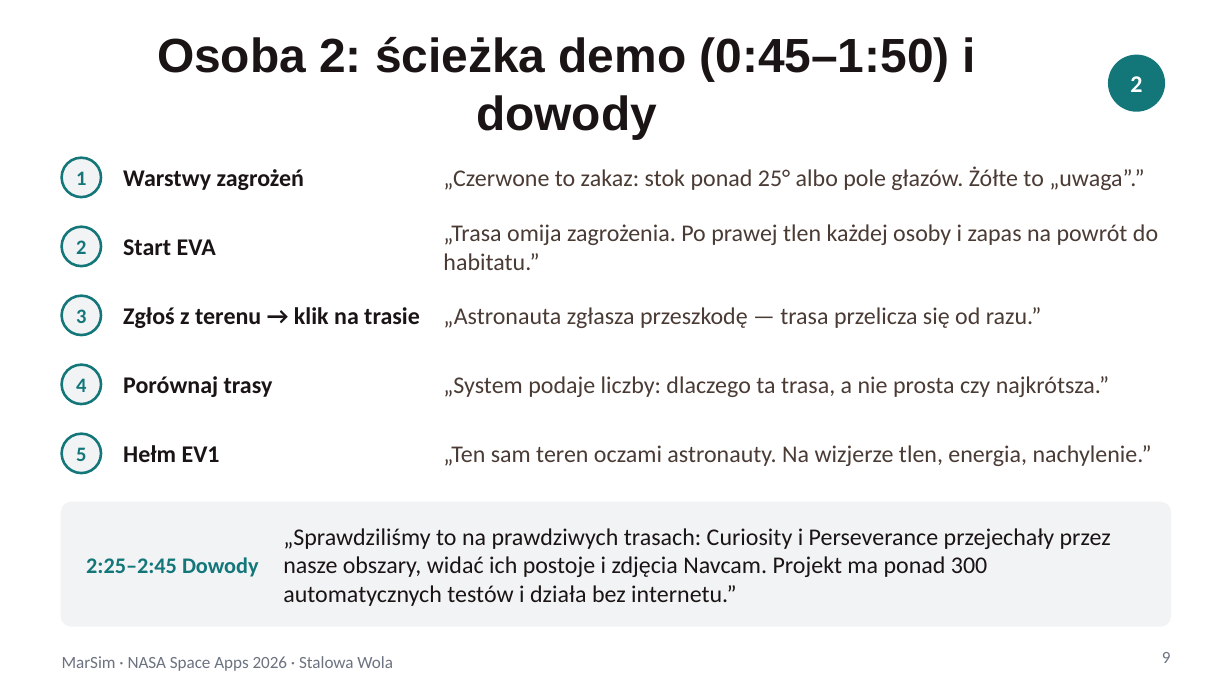
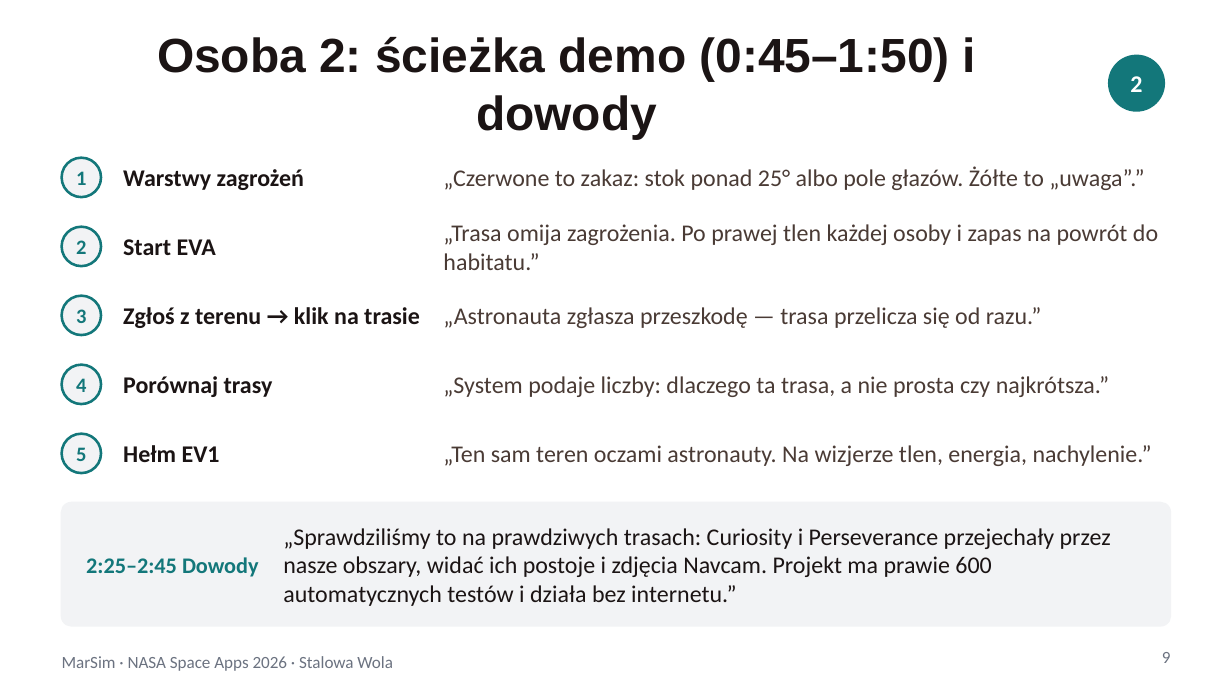
Before and after one commit to Aqayooooo/MarSim, a slide deck: slide 9 of prezentacja/MarSim-prezentacja-role.pptx. Drawn at 1232x693 pixels with LibreOffice and Linux fonts; fonts in the diff are those of the drawing. Boxes give left, top, right and bottom in pixels: in the first picture for what was removed or moved away, otherwise in the second. Text is boxed around its words. In the diff, an @@ line names an element or a change of style, - is before the commit and + after.

Commit message:
Prezentacja: poprawione źródła i liczby testów

```diff
--- a/prezentacja/MarSim-prezentacja-role.pptx
+++ b/prezentacja/MarSim-prezentacja-role.pptx
@@ text at (x1=283, y1=528, x2=1111, y2=606): text changed @@
-„Sprawdziliśmy to na prawdziwych trasach: Curiosity i Perseverance przejechały przez nasze obszary, widać ich postoje i zdjęcia Navcam. Projekt ma ponad 300 automatycznych testów i działa bez internetu.”
+„Sprawdziliśmy to na prawdziwych trasach: Curiosity i Perseverance przejechały przez nasze obszary, widać ich postoje i zdjęcia Navcam. Projekt ma prawie 600 automatycznych testów i działa bez internetu.”
```
Also in this commit, not shown: 5 other slides changed.
